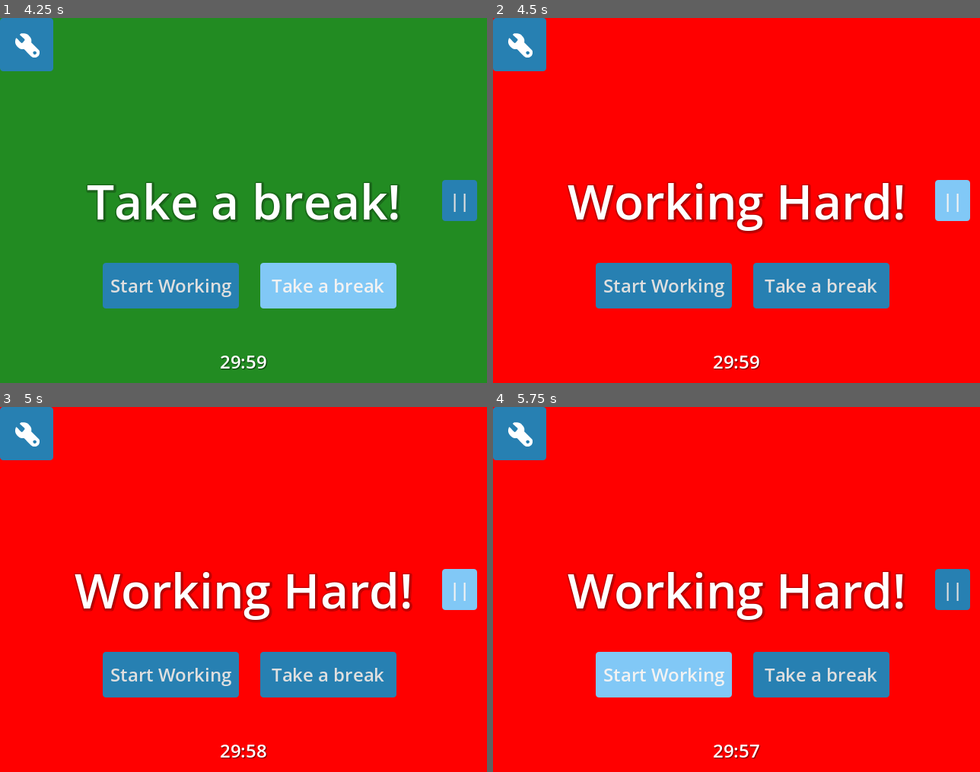
Above: before the commit, frames 1-4 (two rows, left to right).
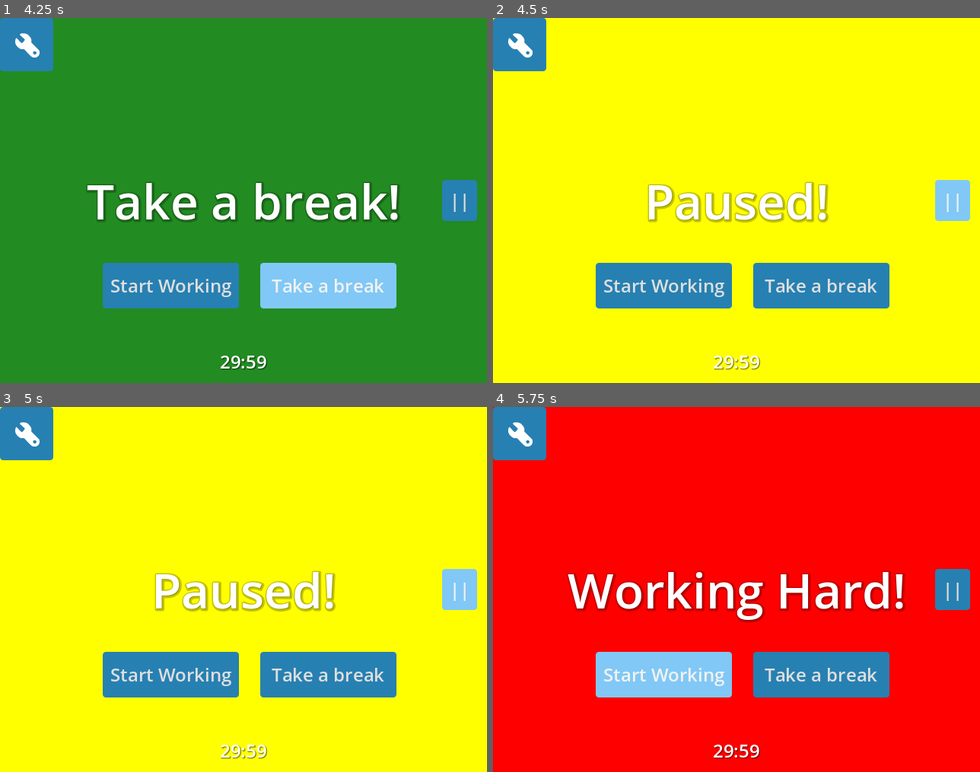
Above: after the commit, the same moments.

Repository: ForlornU/Gomodoro
Game: Godot game, scene res://MainScene.tscn
Two runs of this game, one before a commit and one after it. Both use one fixed random seed, a clock stepped at 60 frames per second and the inputs below.
Inputs:
- Up to frame 1 (4.25 s): click "Take a break" at 0.5 s; click "||" at 1.25 s; click "Start Working" at 2 s; click "Start Working" at 2.75 s; click "Take a break" at 3.5 s
- Up to frame 2 (4.5 s): click "||" at 4.25 s
- Up to frame 3 (5 s): no input
- Up to frame 4 (5.75 s): click "Start Working" at 5 s

Frame 1 is identical in both runs. In frame 2, 90% of the frame differs, in the area x 0-100%, y 0-100%; in frame 3, 90%; in frame 4, less than 0.1%.

Commit message:
improved logic

Diff:
--- a/Scripts/ButtonLogic.gd
+++ b/Scripts/ButtonLogic.gd
@@ -39,6 +39,7 @@
 			color_rect.color = Color.RED
 			status_label.text = "Working Hard!"
 		State.BREAK:
+			reset_timer()
 			color_rect.color = Color.FOREST_GREEN
 			status_label.text = "Take a break!"
 		State.PAUSED:
@@ -50,8 +51,18 @@
 	if(timer.is_stopped()): #This only happens at start, otherwise its just paused
 		timer.start()
 
+	if(timer.paused == true):
+		timer.paused = false
+
+func reset_timer():
+	timer.start(user_selected_timer_value)
+
 func _on_timer_timeout() -> void:
-	_button_pressed()
+	reset_timer()
+	if(current_state == State.WORK):
+		switch_state(State.BREAK)
+	elif(current_state == State.BREAK):
+		switch_state(State.WORK)
 
 func _on_settings_button_pressed() -> void:
 	settings_panel.visible = !settings_panel.visible
@@ -74,9 +85,11 @@
 		switch_state(State.PAUSED)
 
 func _button_pressed() -> void:
+	reset_timer()
 	start_if_stopped()
 	switch_state(State.WORK)
 
 func _take_break_button() -> void:
+	reset_timer()
 	start_if_stopped()
 	switch_state(State.BREAK)
